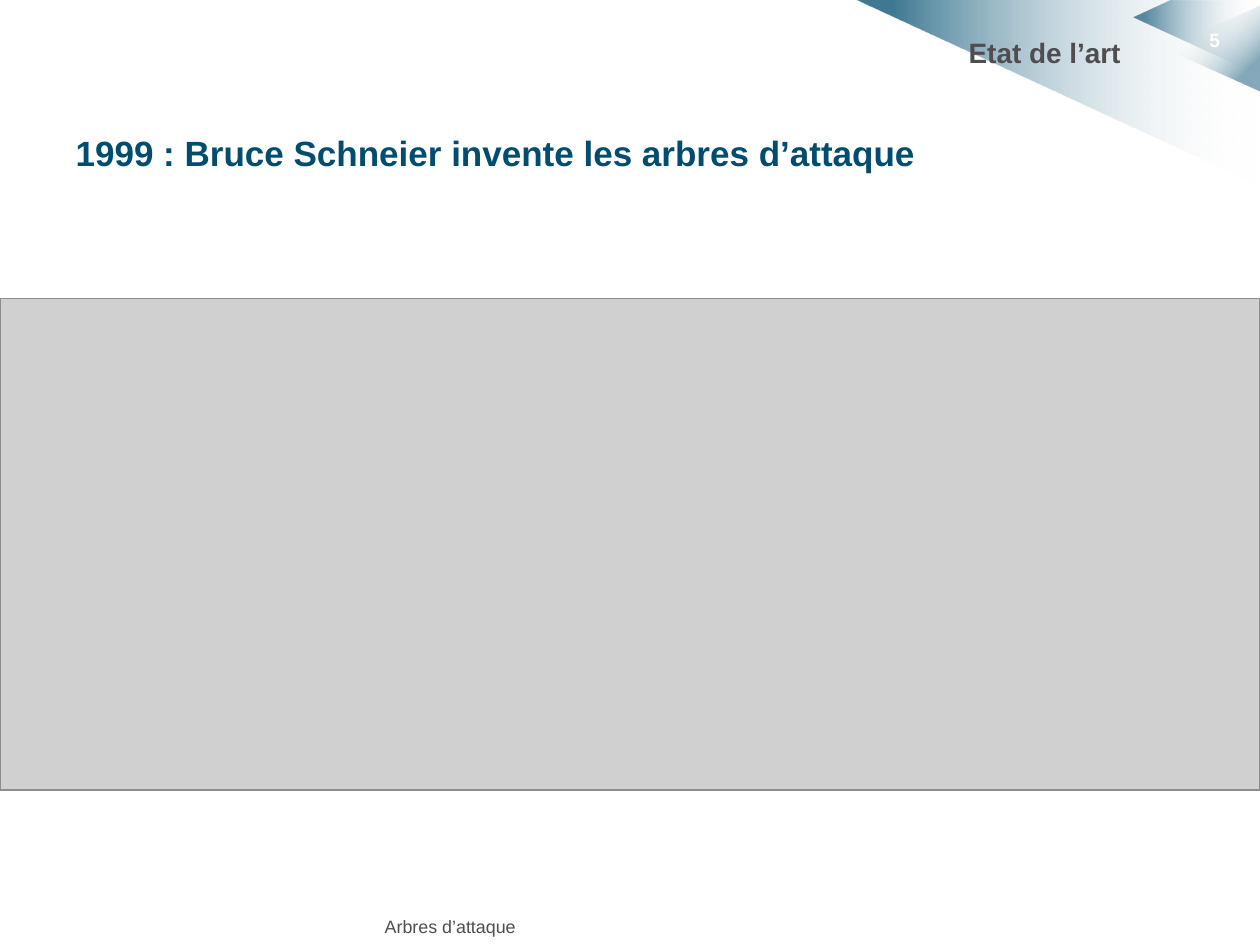
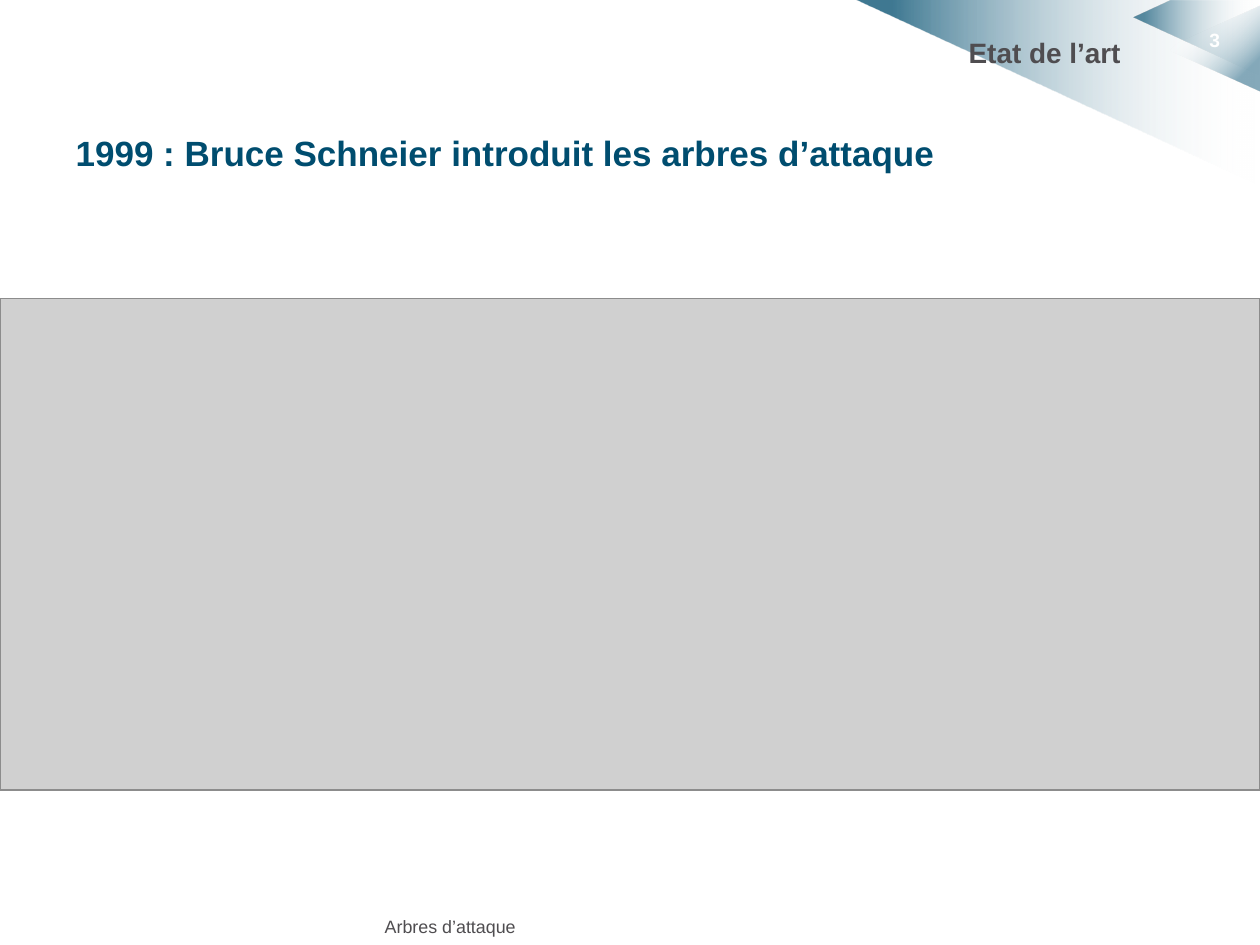
Before and after one commit to HKervadec/korrigolo, a slide deck: slide 3 of soutenances/projet_decembre/soutenance_projet_decembre.pptx (slide 5 before the commit). Drawn at 1260x945 pixels with LibreOffice and Linux fonts; fonts in the diff are those of the drawing; grey boxes stand for pictures; background and template pictures are left out. Boxes give left, top, right and bottom in pixels: in the first picture for what was removed or moved away, otherwise in the second. Text is boxed around its words. In the diff, an @@ line names an element or a change of style, - is before the commit and + after.

```diff
--- a/soutenances/projet_decembre/soutenance_projet_decembre.pptx
+++ b/soutenances/projet_decembre/soutenance_projet_decembre.pptx
@@ page number at [1209,30,1220,51]: text changed @@
-5
+3
@@ text at [76,140,934,173]: text changed @@
-1999 : Bruce Schneier invente les arbres d’attaque
+1999 : Bruce Schneier introduit les arbres d’attaque
```
Also in this commit, not shown: 2 other slides changed, 2 slides added, 7 slides removed.
